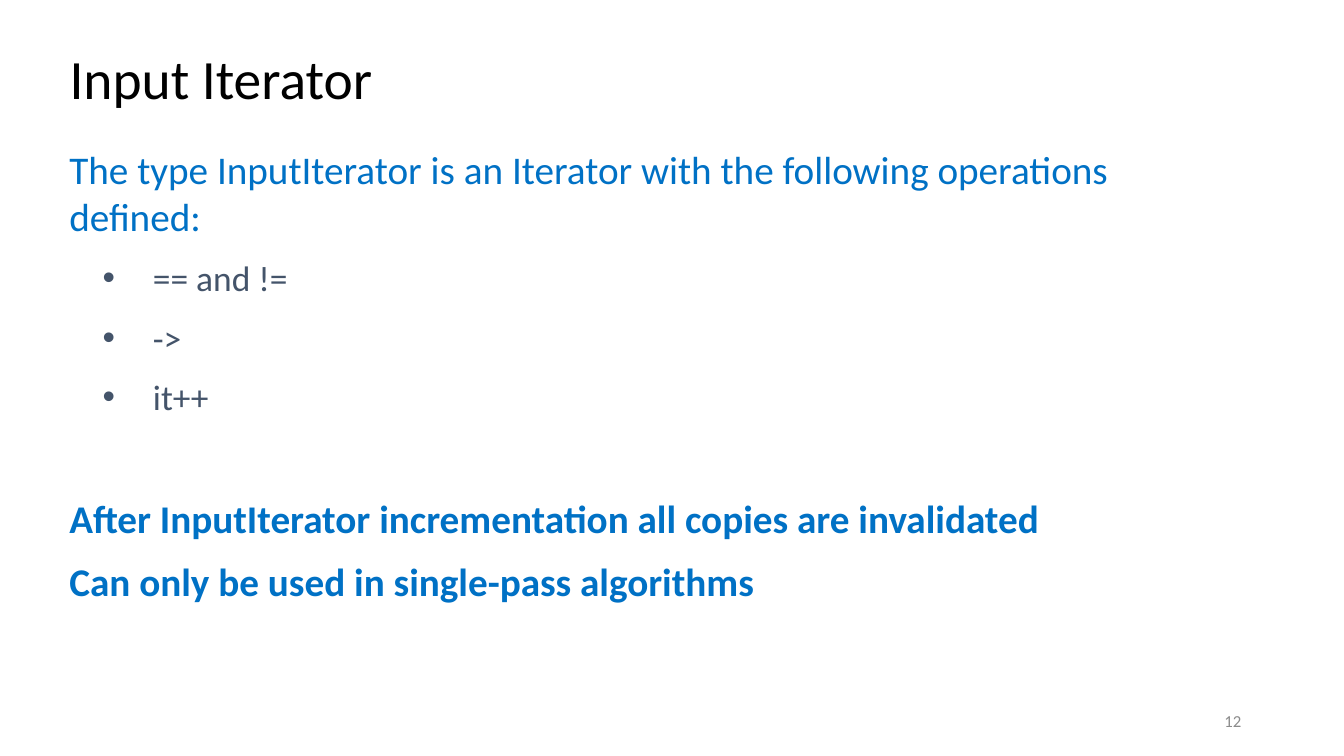
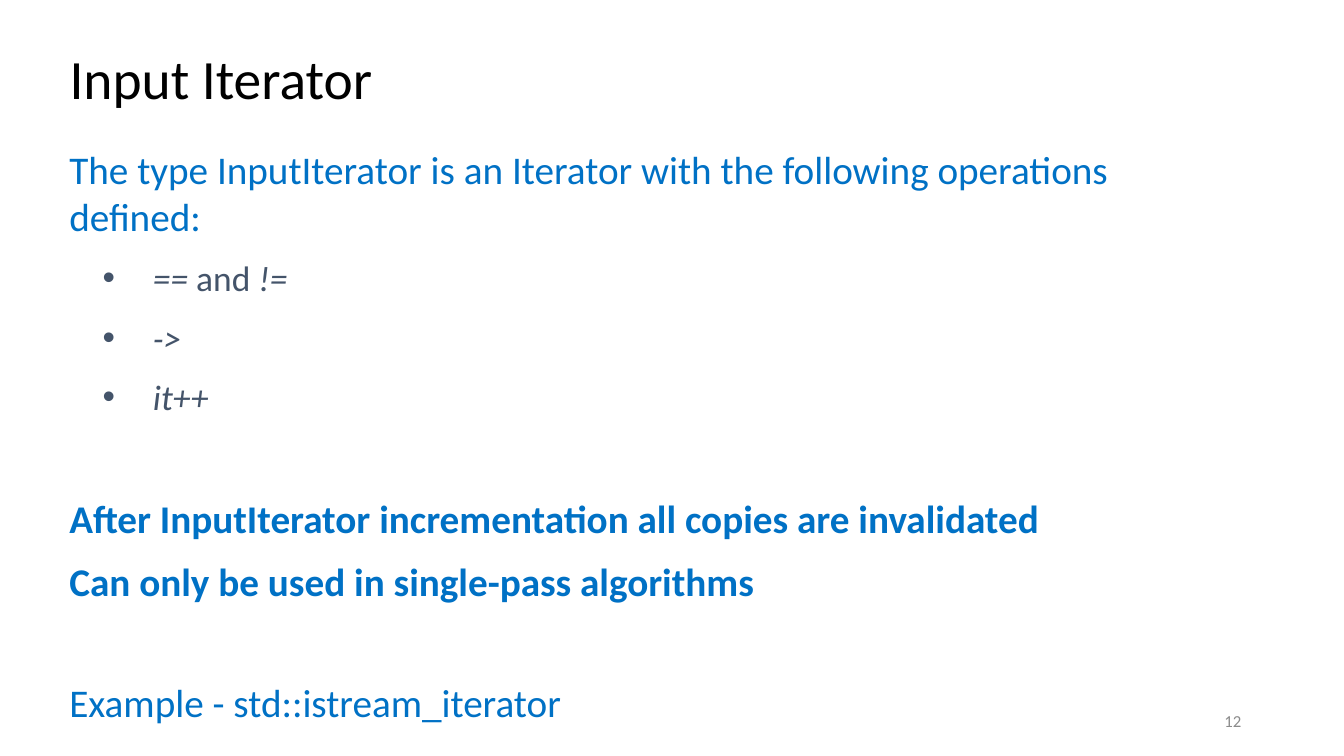
Before and after one commit to rarutyun/cpp-courses, a slide deck: slide 12 of 08_iterators/08_iterators.pptx. Drawn at 1344x756 pixels with LibreOffice and Linux fonts; fonts in the diff are those of the drawing. Boxes give left, top, right and bottom in pixels: in the first picture for what was removed or moved away, otherwise in the second. Text is boxed around its words. In the diff, an @@ line names an element or a change of style, - is before the commit and + after.

Commit message:
The iterators lecture minor improvements

```diff
--- a/08_iterators/08_iterators.pptx
+++ b/08_iterators/08_iterators.pptx
@@ text at [153,266,250,411]: italic on in "== !=", "->", "it++" @@
@@ text at [69,689,561,724]: paragraph added @@
+Example - std::istream_iterator
```
Also in this commit, not shown: 9 other slides changed, 1 slide added.
